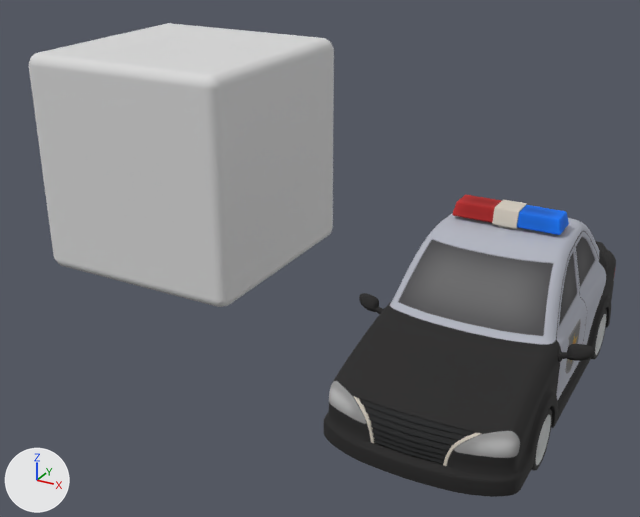
One commit to the COLLADA model dae_model/car.dae: the scene before it, then after it.
Camera for both pictures: a 50 mm camera at (0.245, -0.27, 0.172) aimed at (0.088, 0.014, 0.03). Lighting does not change. The marker at lower left points along +X, +Y and +Z. Where no turn or scale is listed for an object, it has been applied to the vertices.

The first picture shows 'Mesh0.001', 'icon_policecar_base_stylized_lod0'.
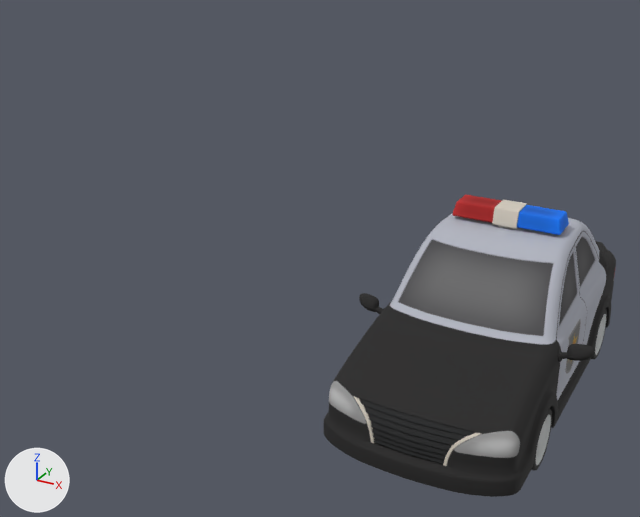
The newer file is also rescaled (x5.264), turned or shifted as a whole; pictures and numbers use the older file's frame.

Changed parts and their boxes (x1, y1, x2, y2) in the pictures (640 x 517 px):
'Mesh0.001', deleted: before (29, 23, 334, 307)

Diff of the bpy script that builds the scene:
```diff
--- a/dae_model/car.dae.py
+++ b/dae_model/car.dae.py
@@ ob_mesh0_001 @@
-ob_mesh0_001 = bpy.data.objects.new('Mesh0.001', me_mesh0)
-ob_mesh0_001.location = (-0.0018, 0.0544, 0.05)
```
